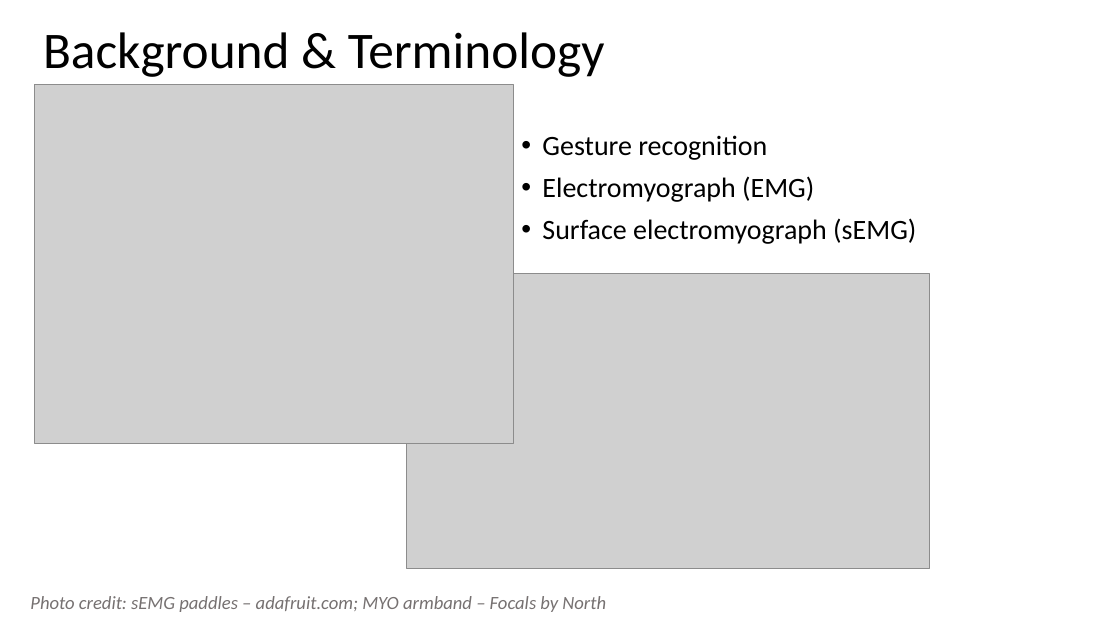
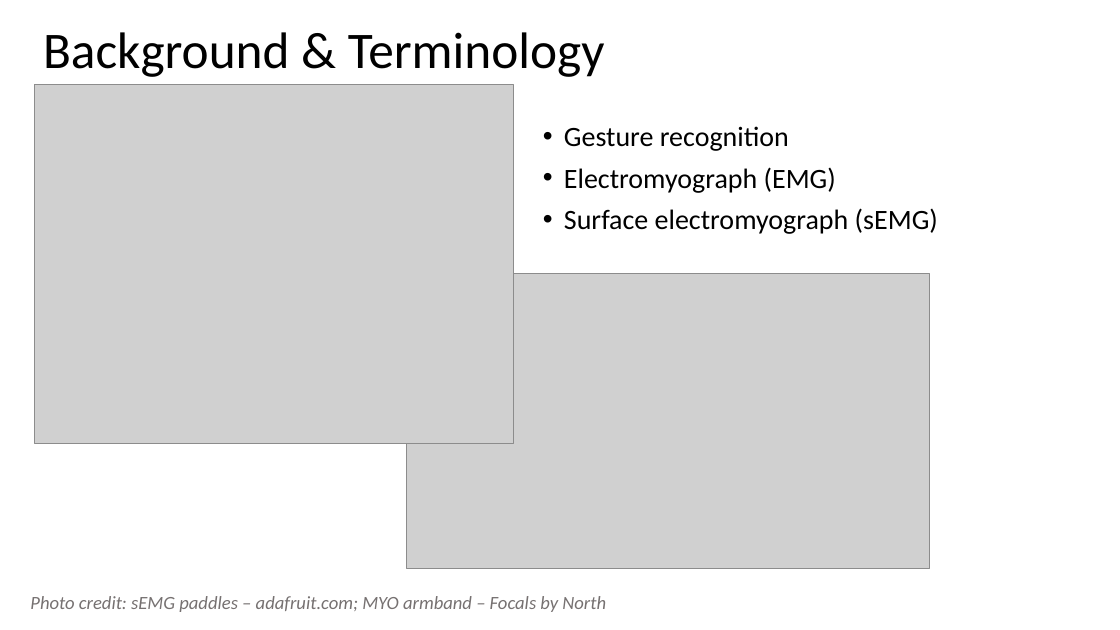
Before and after one commit to samvoisin/TDAforGesturePredictionsEMG, a slide deck: slide 3 of midway_progress/midway_pres.pptx. Drawn at 1120x630 pixels with LibreOffice and Linux fonts; fonts in the diff are those of the drawing; grey boxes stand for pictures. Boxes give left, top, right and bottom in pixels: in the first picture for what was removed or moved away, otherwise in the second. Text is boxed around its words. In the diff, an @@ line names an element or a change of style, - is before the commit and + after.

```diff
--- a/midway_progress/midway_pres.pptx
+++ b/midway_progress/midway_pres.pptx
@@ text "Gesture recognition" moved from (x1=542, y1=135, x2=916, y2=244) to (x1=564, y1=126, x2=938, y2=234) @@
```
Also in this commit, not shown: 5 other slides changed, 2 slides removed, 10 other files.
